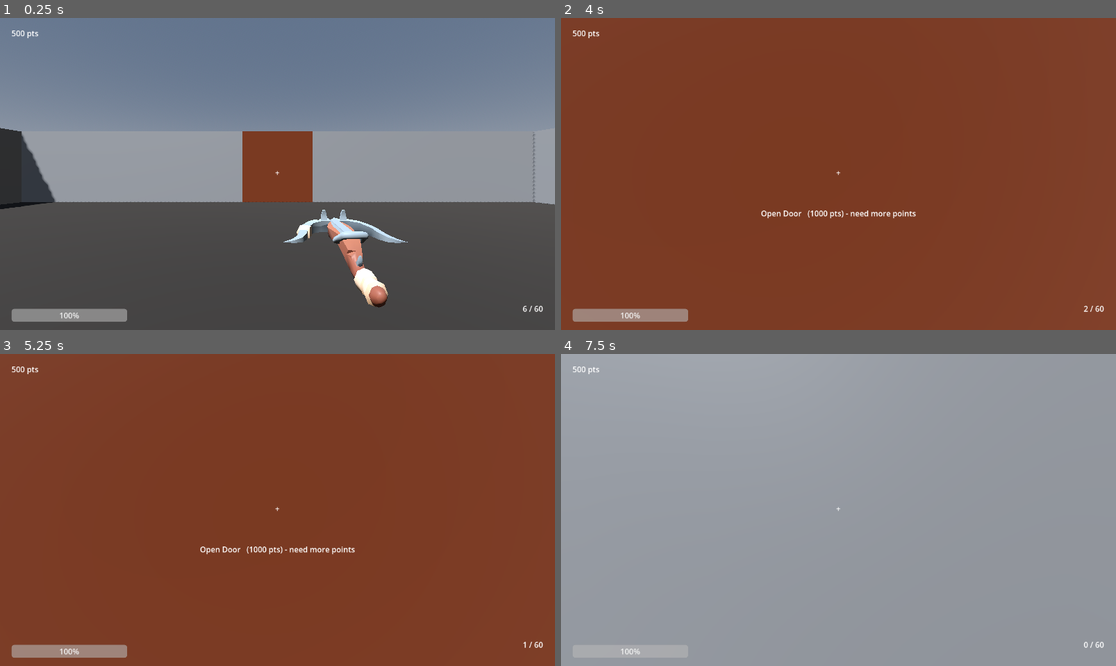
Above: before the commit, frames 1-4 (two rows, left to right).
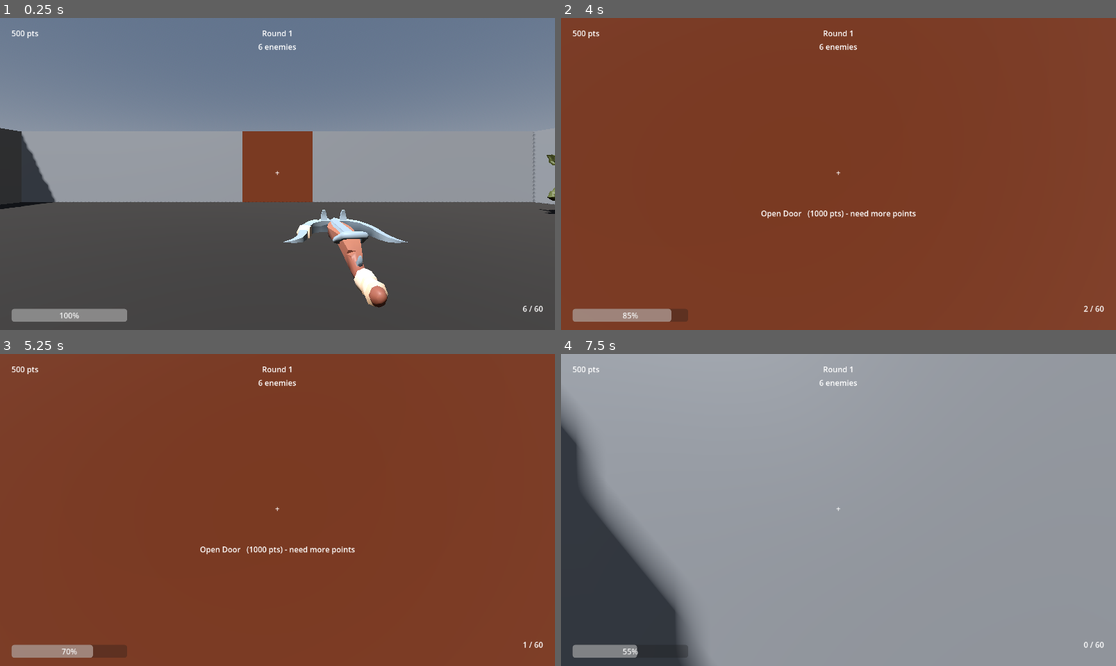
Above: after the commit, the same moments.

Repository: ariesyous/projectbluebean
Game: Godot game, scene res://scenes/world/Arena.tscn
Same seed, same stepped clock (60 frames per second), same inputs: the game is played once before the commit and once after it.
Inputs (mouse positions are in pixels of both pictures, inside the frame that each line leads up to):
- Up to frame 1 (0.25 s): no input
- Up to frame 2 (4 s): tap Enter at 0.5 s; move the mouse to (866, 174) at 0.52 s; press the mouse at (866, 174) at 0.53 s; hold W (move_forward) from 0.53 s (still down); tap Space (jump) at 0.77, 1.52, 3.02, 3.5, 3.77 s; move the mouse to (810, 174) at 1.27 s; release the mouse at (810, 174) at 1.28 s; tap F (interact) at 1.35, 2.85 s; move the mouse to (849, 167) at 2.02 s; press the mouse at (849, 167) at 2.03 s; move the mouse to (832, 180) at 2.77 s; release the mouse at (832, 180) at 2.78 s; click (832, 180) at 2.92 s; move the mouse to (877, 177) at 3.52 s; press the mouse at (877, 177) at 3.53 s
- Up to frame 3 (5.25 s): keep holding W (move_forward); move the mouse to (233, 506) at 4.27 s; release the mouse at (233, 506) at 4.28 s; tap F (interact) at 4.35 s; tap Space (jump) at 4.52 s; tap Enter at 5 s; move the mouse to (283, 510) at 5.02 s; press the mouse at (283, 510) at 5.03 s
- Up to frame 4 (7.5 s): move the mouse to (816, 503) at 5.77 s; release W (move_forward) at 5.78 s; release the mouse at (816, 503) at 5.78 s; hold D (move_right) 5.78-6.53 s; tap F (interact) at 5.85, 7.35 s; tap Space (jump) at 6.02, 6.5, 6.77 s; move the mouse to (866, 510) at 6.52 s; press the mouse at (866, 510) at 6.53 s; hold W (move_forward) from 6.53 s (still down); move the mouse to (810, 510) at 7.27 s; release the mouse at (810, 510) at 7.28 s; click (810, 510) at 7.42 s

The runs differ from the first frame. In frame 1, 0.2% of the frame differs, in the area x 46-100%, y 4-63%; in frame 2, 0.3%; in frame 3, 0.4%; in frame 4, 12%, in the area x 0-54%, y 4-100%.

Commit message:
Add round wave system

Diff:
--- a/projectbluebean/autoloads/GameState.gd
+++ b/projectbluebean/autoloads/GameState.gd
@@ -3,14 +3,22 @@
 
 signal player_died
 signal round_changed(round_number: int)
+signal round_status_changed(round_number: int, enemies_remaining: int, between_round: bool, seconds_left: float)
 signal game_restarted
 
 var current_round: int = 0
+var enemies_remaining: int = 0
+var is_between_round: bool = false
+var round_countdown: float = 0.0
 var is_game_over: bool = false
 
 func reset() -> void:
 	current_round = 0
+	enemies_remaining = 0
+	is_between_round = false
+	round_countdown = 0.0
 	is_game_over = false
+	round_status_changed.emit(current_round, enemies_remaining, is_between_round, round_countdown)
 	game_restarted.emit()
 
 func notify_player_died() -> void:
@@ -22,3 +30,9 @@
 func set_round(n: int) -> void:
 	current_round = n
 	round_changed.emit(n)
+
+func set_round_status(remaining: int, between_round: bool, seconds_left: float = 0.0) -> void:
+	enemies_remaining = max(remaining, 0)
+	is_between_round = between_round
+	round_countdown = max(seconds_left, 0.0)
+	round_status_changed.emit(current_round, enemies_remaining, is_between_round, round_countdown)
--- a/projectbluebean/scenes/ui/HUD.tscn
+++ b/projectbluebean/scenes/ui/HUD.tscn
@@ -19,6 +19,28 @@
 offset_right = 300.0
 offset_bottom = 60.0
 text = "500 pts"
+
+[node name="RoundLabel" type="Label" parent="Root"]
+layout_mode = 0
+anchor_left = 0.5
+anchor_right = 0.5
+offset_left = -120.0
+offset_top = 20.0
+offset_right = 120.0
+offset_bottom = 50.0
+text = "Round --"
+horizontal_alignment = 1
+
+[node name="EnemiesLabel" type="Label" parent="Root"]
+layout_mode = 0
+anchor_left = 0.5
+anchor_right = 0.5
+offset_left = -120.0
+offset_top = 48.0
+offset_right = 120.0
+offset_bottom = 78.0
+text = "0 enemies"
+horizontal_alignment = 1
 
 [node name="AmmoLabel" type="Label" parent="Root" unique_id=267135240]
 layout_mode = 0
--- a/projectbluebean/scripts/systems/arena.gd
+++ b/projectbluebean/scripts/systems/arena.gd
@@ -1,23 +1,32 @@
 extends Node3D
-## Arena: bakes the navigation mesh at startup and spawns a continuous trickle
-## of orcs from spawn markers. The M1 spawner is a simple cap-limited timer;
-## the full round system arrives in M2.
+## Arena: bakes the navigation mesh at startup and runs discrete escalating
+## rounds with short breathers between them.
 
 const ORC_SCENE := preload("res://scenes/enemies/Orc.tscn")
 
-@export var spawn_interval: float = 3.0
-@export var max_alive: int = 8
+@export var spawn_interval: float = 1.5
+@export var max_alive: int = 6
+@export var first_round_enemy_count: int = 6
+@export var enemies_added_per_round: int = 2
+@export var between_round_time: float = 6.0
+@export var health_scale_per_round: float = 0.12
+@export var speed_scale_per_round: float = 0.04
 
 @onready var nav_region: NavigationRegion3D = $NavigationRegion3D
 @onready var spawn_points: Node3D = $SpawnPoints
 @onready var enemies: Node3D = $Enemies
 
 var _spawn_accum: float = 0.0
+var _remaining_to_spawn: int = 0
+var _between_round_left: float = 0.0
+var _round_active: bool = false
 
 func _ready() -> void:
+	randomize()
 	GameState.reset()
 	Economy.reset()
-	_bake_navigation()
+	await _bake_navigation()
+	_start_round()
 
 func _bake_navigation() -> void:
 	# Let the scene/geometry settle a frame, then bake synchronously so the
@@ -38,18 +47,58 @@
 func _process(delta: float) -> void:
 	if GameState.is_game_over:
 		return
-	_spawn_accum += delta
-	if _spawn_accum >= spawn_interval:
-		_spawn_accum = 0.0
-		_try_spawn()
+	if _between_round_left > 0.0:
+		_between_round_left = max(_between_round_left - delta, 0.0)
+		GameState.set_round_status(0, true, _between_round_left)
+		if _between_round_left <= 0.0:
+			_start_round()
+		return
 
-func _try_spawn() -> void:
-	if get_tree().get_nodes_in_group("orc").size() >= max_alive:
+	if _round_active and _remaining_to_spawn > 0:
+		_spawn_accum += delta
+		if _spawn_accum >= spawn_interval and _alive_orcs() < max_alive:
+			_spawn_accum = 0.0
+			_spawn_orc()
+
+	if _round_active and _remaining_to_spawn <= 0 and _alive_orcs() <= 0:
+		_finish_round()
+	else:
+		_update_round_status()
+
+func _start_round() -> void:
+	var next_round := GameState.current_round + 1
+	GameState.set_round(next_round)
+	_remaining_to_spawn = first_round_enemy_count + (next_round - 1) * enemies_added_per_round
+	_spawn_accum = spawn_interval
+	_between_round_left = 0.0
+	_round_active = true
+	_update_round_status()
+
+func _finish_round() -> void:
+	_round_active = false
+	_remaining_to_spawn = 0
+	_between_round_left = between_round_time
+	GameState.set_round_status(0, true, _between_round_left)
+
+func _spawn_orc() -> void:
+	if _alive_orcs() >= max_alive:
 		return
 	var points := spawn_points.get_children()
 	if points.is_empty():
 		return
 	var marker: Node3D = points[randi() % points.size()]
 	var orc: Node3D = ORC_SCENE.instantiate()
+	var round_index := float(GameState.current_round - 1)
+	orc.set("max_health", float(orc.get("max_health")) * (1.0 + health_scale_per_round * round_index))
+	orc.set("move_speed", float(orc.get("move_speed")) * (1.0 + speed_scale_per_round * round_index))
 	enemies.add_child(orc)
 	orc.global_position = marker.global_position
+	_remaining_to_spawn -= 1
+	_update_round_status()
+
+func _alive_orcs() -> int:
+	return get_tree().get_nodes_in_group("orc").size()
+
+func _update_round_status() -> void:
+	var remaining := _remaining_to_spawn + _alive_orcs()
+	GameState.set_round_status(remaining, false)
--- a/projectbluebean/scripts/ui/hud.gd
+++ b/projectbluebean/scripts/ui/hud.gd
@@ -4,6 +4,8 @@
 
 @onready var health_bar: ProgressBar = $Root/HealthBar
 @onready var points_label: Label = $Root/PointsLabel
+@onready var round_label: Label = $Root/RoundLabel
+@onready var enemies_label: Label = $Root/EnemiesLabel
 @onready var ammo_label: Label = $Root/AmmoLabel
 @onready var prompt_label: Label = $Root/PromptLabel
 @onready var game_over: Control = $Root/GameOver
@@ -17,6 +19,8 @@
 	prompt_label.visible = false
 	Economy.points_changed.connect(_on_points_changed)
 	GameState.player_died.connect(_on_player_died)
+	GameState.round_changed.connect(_on_round_changed)
+	GameState.round_status_changed.connect(_on_round_status_changed)
 	restart_button.pressed.connect(_on_restart)
 	await get_tree().process_frame
 	_player = get_tree().get_first_node_in_group("player")
@@ -26,6 +30,12 @@
 		_player.interact_target_changed.connect(_on_interact_target_changed)
 		_on_weapon_changed(_player.get("_current_weapon"))
 	_on_points_changed(Economy.points)
+	_on_round_changed(GameState.current_round)
+	_on_round_status_changed(
+		GameState.current_round,
+		GameState.enemies_remaining,
+		GameState.is_between_round,
+		GameState.round_countdown)
 
 func _process(_delta: float) -> void:
 	if _target != null and is_instance_valid(_target) and _target.has_method("get_prompt"):
@@ -41,6 +51,20 @@
 
 func _on_points_changed(total: int) -> void:
 	points_label.text = "%d pts" % total
+
+func _on_round_changed(round_number: int) -> void:
+	if round_number <= 0:
+		round_label.text = "Round --"
+	else:
+		round_label.text = "Round %d" % round_number
+
+func _on_round_status_changed(_round_number: int, remaining: int, between_round: bool, seconds_left: float) -> void:
+	if between_round:
+		enemies_label.text = "Next wave: %ds" % ceili(seconds_left)
+	elif remaining > 0:
+		enemies_label.text = "%d enemies" % remaining
+	else:
+		enemies_label.text = "Wave clear"
 
 func _on_weapon_changed(weapon) -> void:
 	if weapon != null and weapon.has_signal("ammo_changed"):
